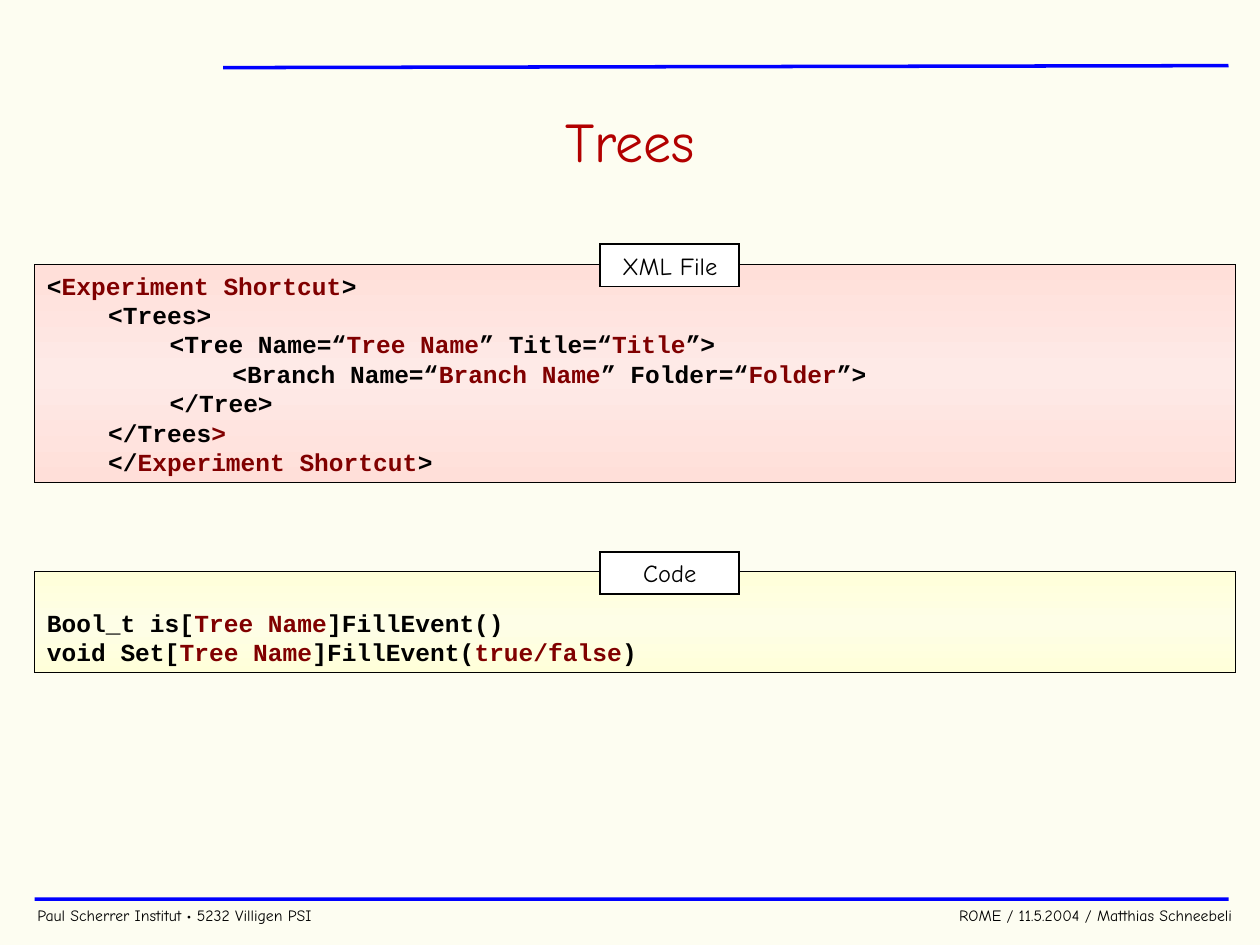
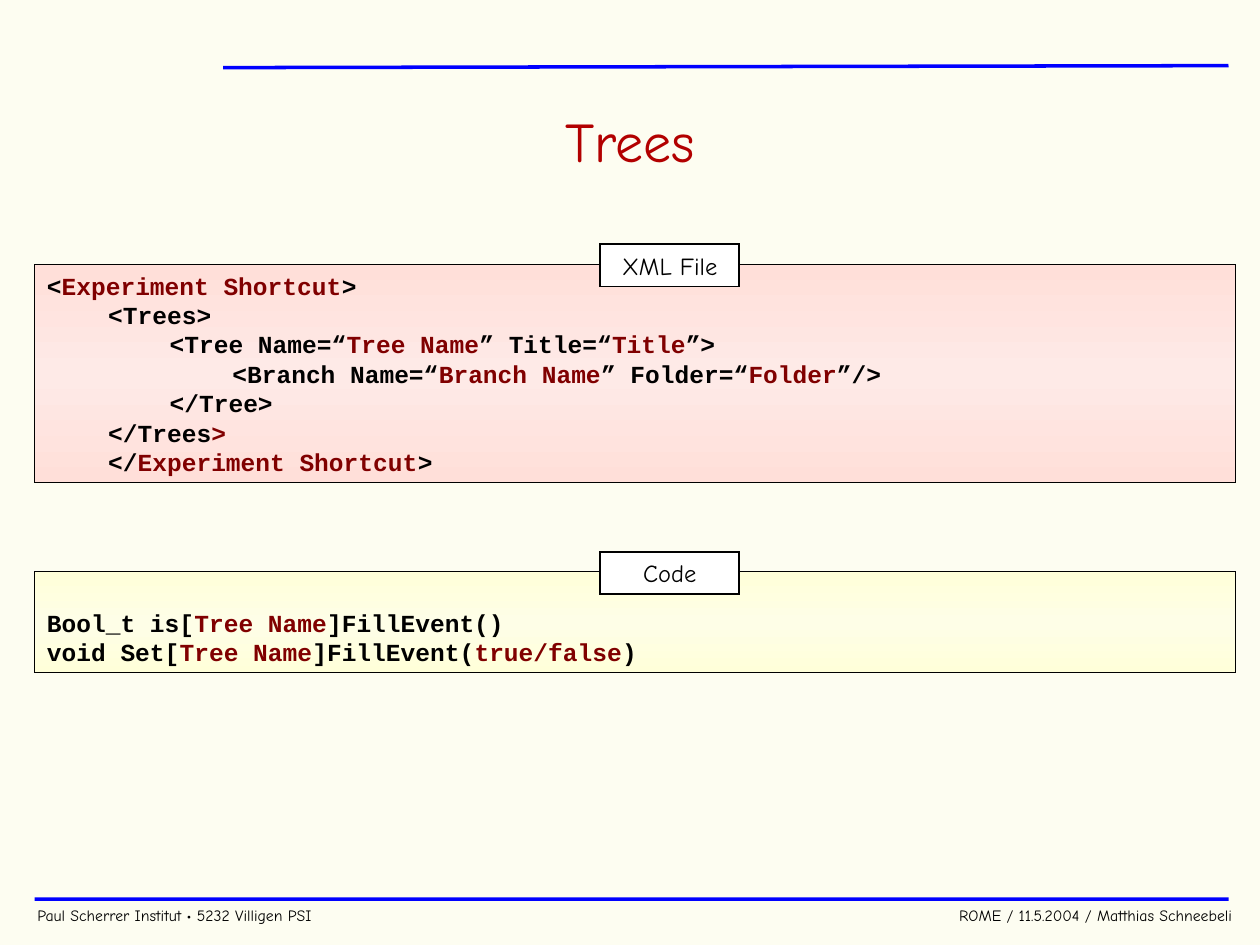
Before and after one commit to cjpl/rome, a slide deck: slide 13 of documentation/ROME.ppt. Drawn at 1260x945 pixels with LibreOffice and Linux fonts; fonts in the diff are those of the drawing; background and template pictures are left out. Boxes give left, top, right and bottom in pixels: in the first picture for what was removed or moved away, otherwise in the second. Text is boxed around its words. In the diff, an @@ line names an element or a change of style, - is before the commit and + after.

```diff
--- a/documentation/ROME.ppt
+++ b/documentation/ROME.ppt
@@ text in rectangle at (232, 365, 881, 384): text changed @@
-      <Branch Name=“Branch Name” Folder=“Folder”>
+      <Branch Name=“Branch Name” Folder=“Folder”/>
```
Also in this commit, not shown: 5 other slides changed, 2 slides added.
